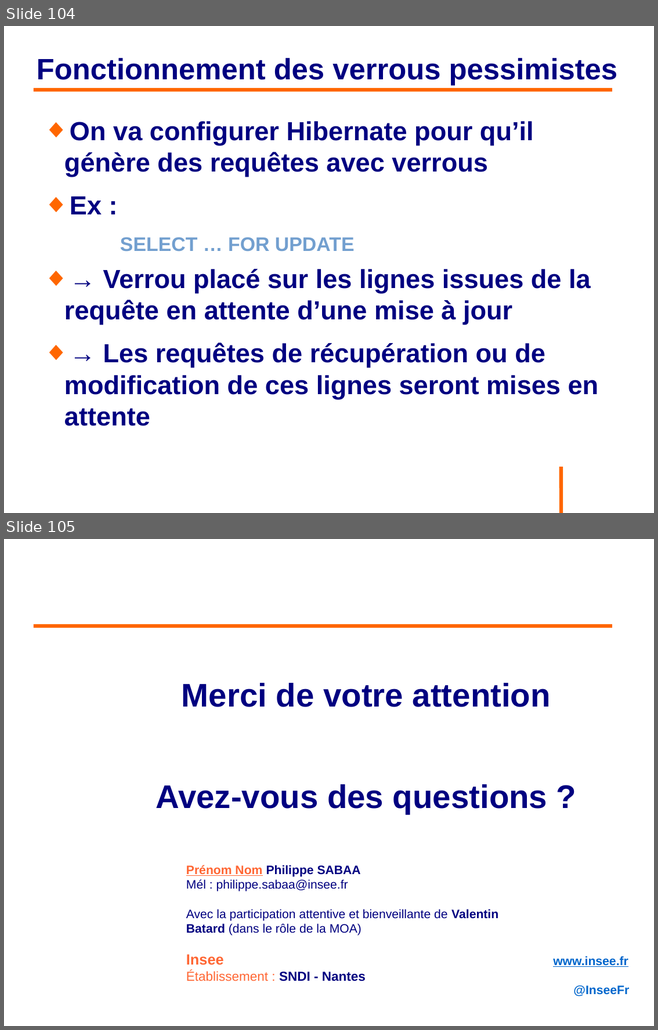
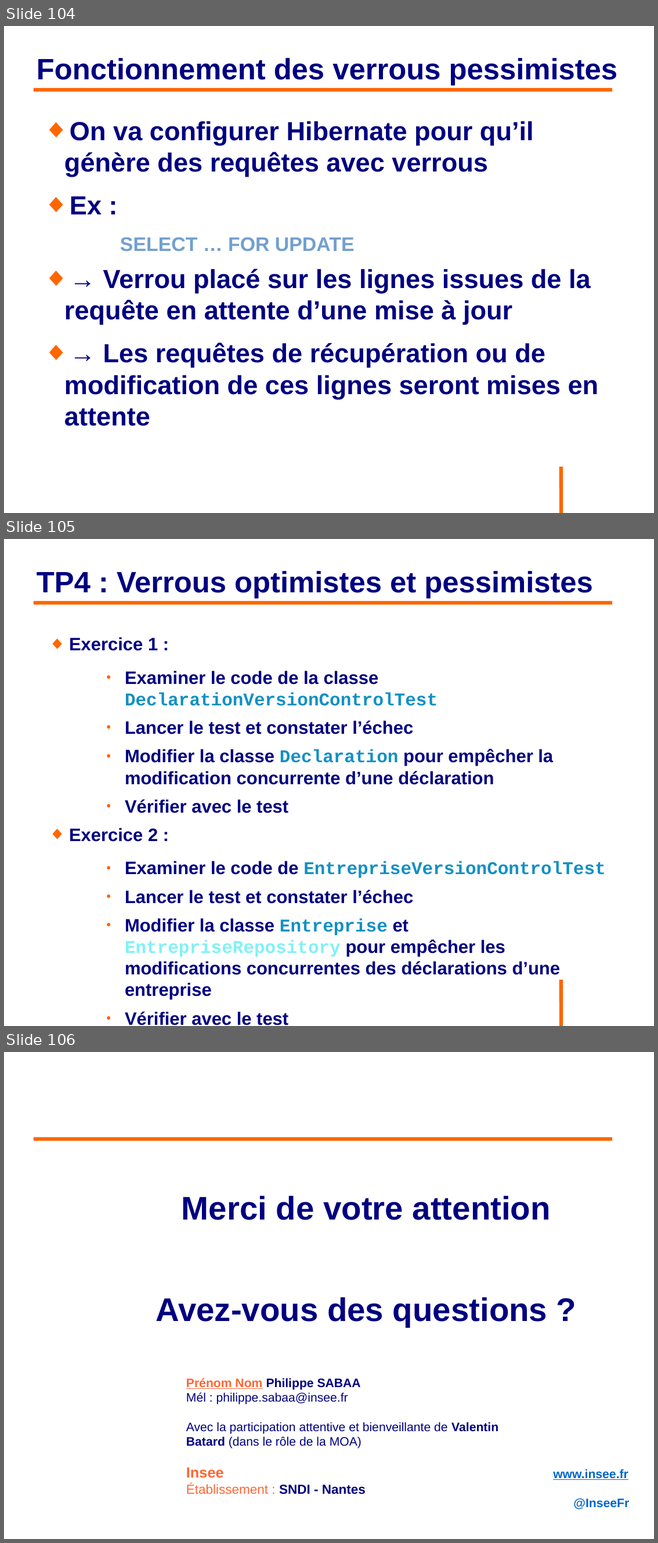
Before and after one commit to philphils/formation-hibernate-avancee, a slide deck: Documentation/diapo_formation_hibernate_avancee.odp. Shown one above the other, each under a label of ours: slides 104 and 105 before the commit, slides 104, 105 and 106 after it. The pictures are 658x1030 and 658x1543 pixels, drawn with LibreOffice and Linux fonts; fonts in the diff are those of the drawing; background and template pictures are left out. Boxes give left, top, right and bottom in pixels: in the first picture for what was removed or moved away, otherwise in the second. Text is boxed around its words. In the diff, an @@ line names an element or a change of style, - is before the commit and + after.

Commit message:
diapo verrous optimistes

```diff
--- a/Documentation/diapo_formation_hibernate_avancee.odp
+++ b/Documentation/diapo_formation_hibernate_avancee.odp
@@ slide 105 added at [4, 539, 654, 1026], background #FFFFFF; not listed: 1 template element that a slide beside it also shows @@
@@ title added at [36, 571, 593, 598], 36 pt, text #000080, bold @@
+TP4 : Verrous optimistes et pessimistes
@@ line added from (34, 603) to (612, 603), #FF6600 4.54 pt @@
@@ text added at [69, 637, 605, 1026], 22 pt, text #000080, bold @@
+◆ Exercice 1 :
+    ● Examiner le code de la classe DeclarationVersionControlTest
+    ● Lancer le test et constater l’échec
+    ● Modifier la classe Declaration pour empêcher la modification concurrente d’une déclaration
+    ● Vérifier avec le test
+◆ Exercice 2 :
+    ● Examiner le code de EntrepriseVersionControlTest
+    ● Lancer le test et constater l’échec
+    ● Modifier la classe Entreprise et EntrepriseRepository pour empêcher les modifications concurrentes des déclarations d’une entreprise
+    ● Vérifier avec le test
+◆ Exercice 3 :
@@ what was slide 105 is now slide 106 @@
```
Also in this commit, not shown: 1 slide changed.
